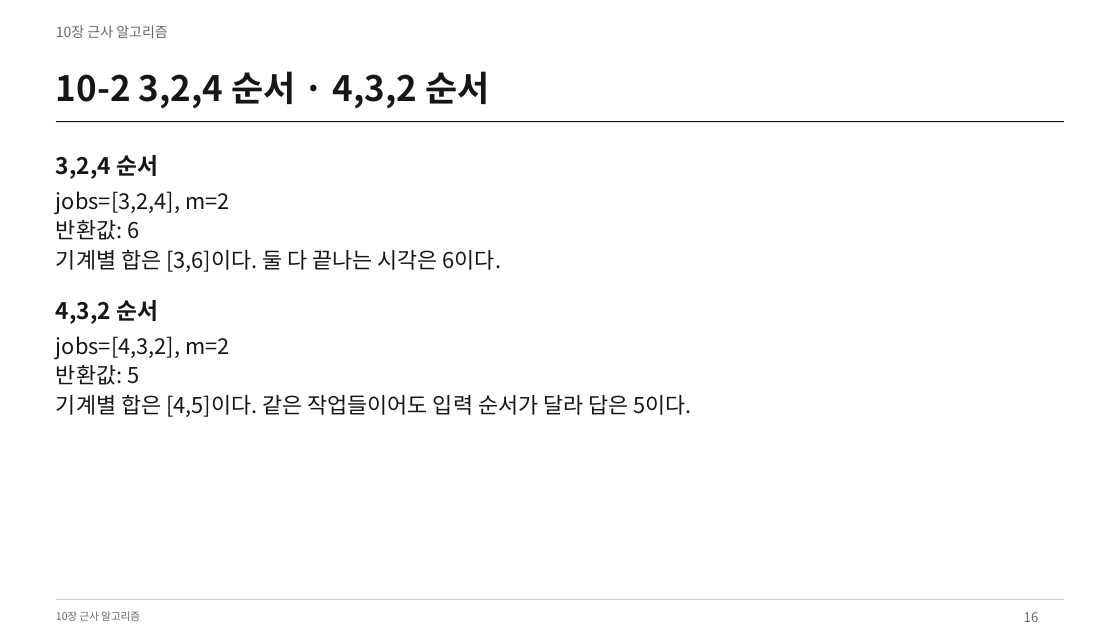
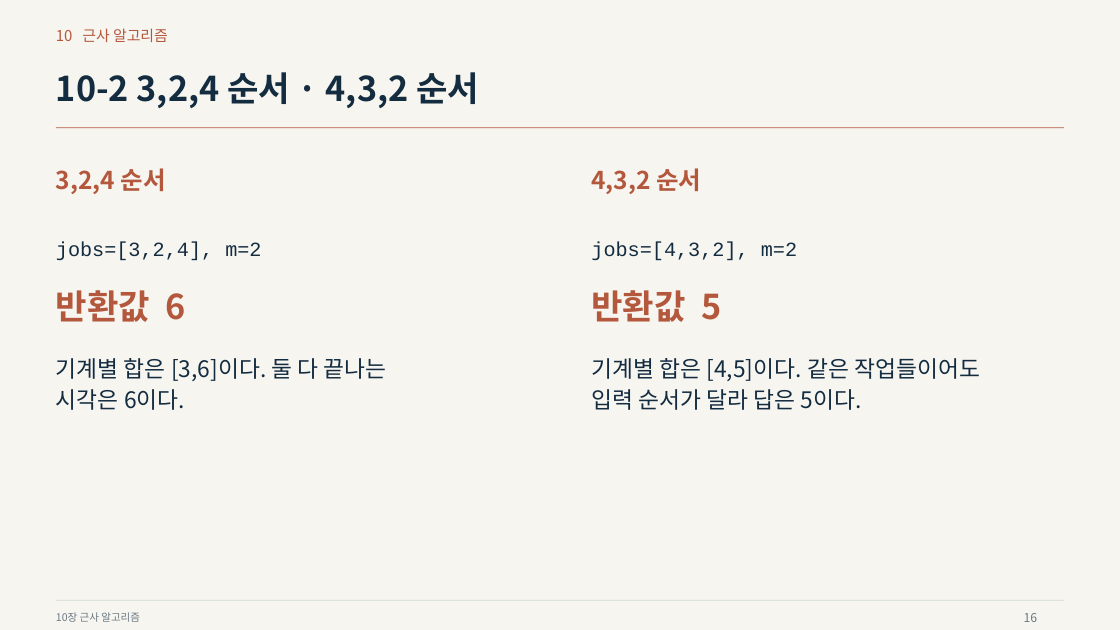
Before and after one commit to Sangdon-Park/Sangdon-Park.github.io, a slide deck: slide 16 of data/알고리즘/10장_근사_알고리즘.pptx. Drawn at 1120x630 pixels with LibreOffice and Linux fonts; fonts in the diff are those of the drawing. Boxes give left, top, right and bottom in pixels: in the first picture for what was removed or moved away, otherwise in the second. Text is boxed around its words. In the diff, an @@ line names an element or a change of style, - is before the commit and + after.

Commit message:
style: redesign final lectures with visual examples and code emphasis

```diff
--- a/data/알고리즘/10장_근사_알고리즘.pptx
+++ b/data/알고리즘/10장_근사_알고리즘.pptx
@@ background #FFFFFF to #F7F5F0 @@
@@ text at [56,28,168,42]: text changed; size 12 to 12.8 pt; text colour #666666 to #B4583D @@
-10장 근사 알고리즘
+10 근사 알고리즘
@@ text "10-2 3,2,4 순서 · 4,3,2 ..." at [56,72,479,108]: size 30 to 29.2 pt, text colour #161616 to #142C40 @@
@@ line moved from (56, 122) - (1065, 122) to (56, 128) - (1065, 128) @@
@@ line (56, 128) - (1065, 128): stroke #161616 0.75 pt to #B4583D 0.75 pt @@
@@ text "3,2,4 순서": place and size @@
-text "3,2,4 순서" at [56,155,158,179]
+text "3,2,4 순서" at [56,168,166,194]
@@ text "3,2,4 순서" at [56,168,166,194]: size 19.5 to 21 pt, text colour #161616 to #B4583D @@
@@ text "4,3,2 순서" at [591,168,701,194]: size 19.5 to 21 pt, text colour #161616 to #B4583D @@
@@ text "4,3,2 순서": place and size @@
-text "4,3,2 순서" at [56,300,158,324]
+text "4,3,2 순서" at [591,168,701,194]
@@ text at [56,220,501,272]: paragraphs removed @@
-반환값: 6
-기계별 합은 [3,6]이다. 둘 다 끝나는 시각은 6이다.
@@ text "jobs=[3,2,4], m=2": place and size @@
-text "jobs=[3,2,4], m=2" at [56,191,501,272]
+text "jobs=[3,2,4], m=2" at [56,242,261,261]
@@ text "jobs=[3,2,4], m=2" at [56,242,261,261]: size 18.8 to 17.2 pt, font Noto Sans CJK KR to Courier New, text colour #161616 to #142C40 @@
@@ text added at [591,242,797,261], 17.2 pt, text #142C40 @@
+jobs=[4,3,2], m=2
@@ text added at [56,290,186,322], 29.2 pt, text #B4583D, bold @@
+반환값 6
@@ text added at [591,290,721,322], 29.2 pt, text #B4583D, bold @@
+반환값 5
@@ text added at [56,358,387,410], 19.5 pt, text #142C40 @@
+기계별 합은 [3,6]이다. 둘 다 끝나는
+시각은 6이다.
@@ text at [591,358,980,410]: text changed; size 18.8 to 19.5 pt; text colour #161616 to #142C40 @@
-jobs=[4,3,2], m=2
-반환값: 5
-기계별 합은 [4,5]이다. 같은 작업들이어도 입력 순서가 달라 답은 5이다.
+기계별 합은 [4,5]이다. 같은 작업들이어도
+입력 순서가 달라 답은 5이다.
@@ text "10장 근사 알고리즘" at [56,612,140,622]: text colour #666666 to #697983 @@
@@ line (56, 601) - (1065, 601): stroke #CDCDCD 0.75 pt to #CFD8D5 0.75 pt @@
@@ text "16" at [1024,613,1038,622]: size 11.2 to 10.5 pt, text colour #666666 to #697983 @@
```
Also in this commit, not shown: 50 other slides changed, 13 other files.
